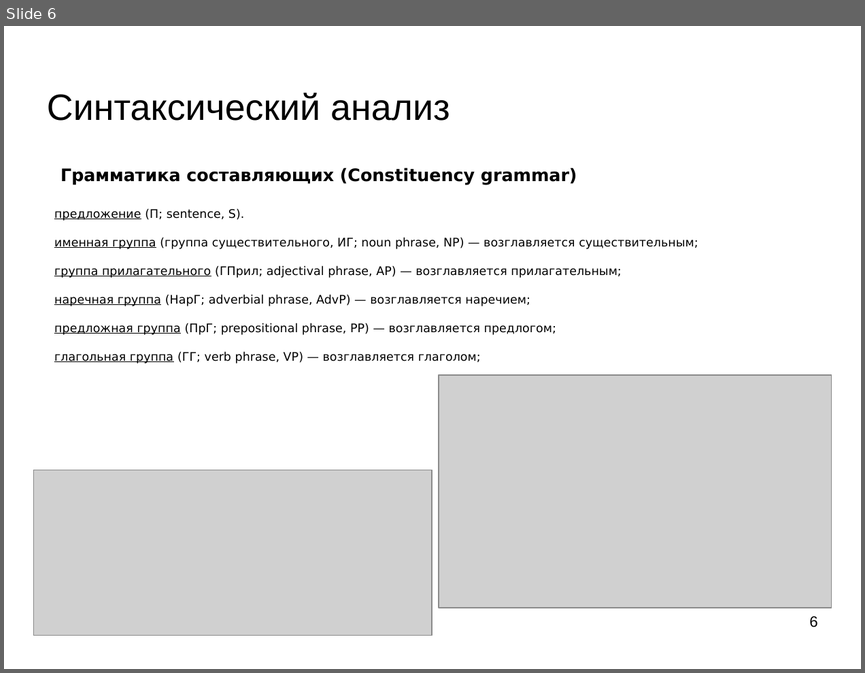
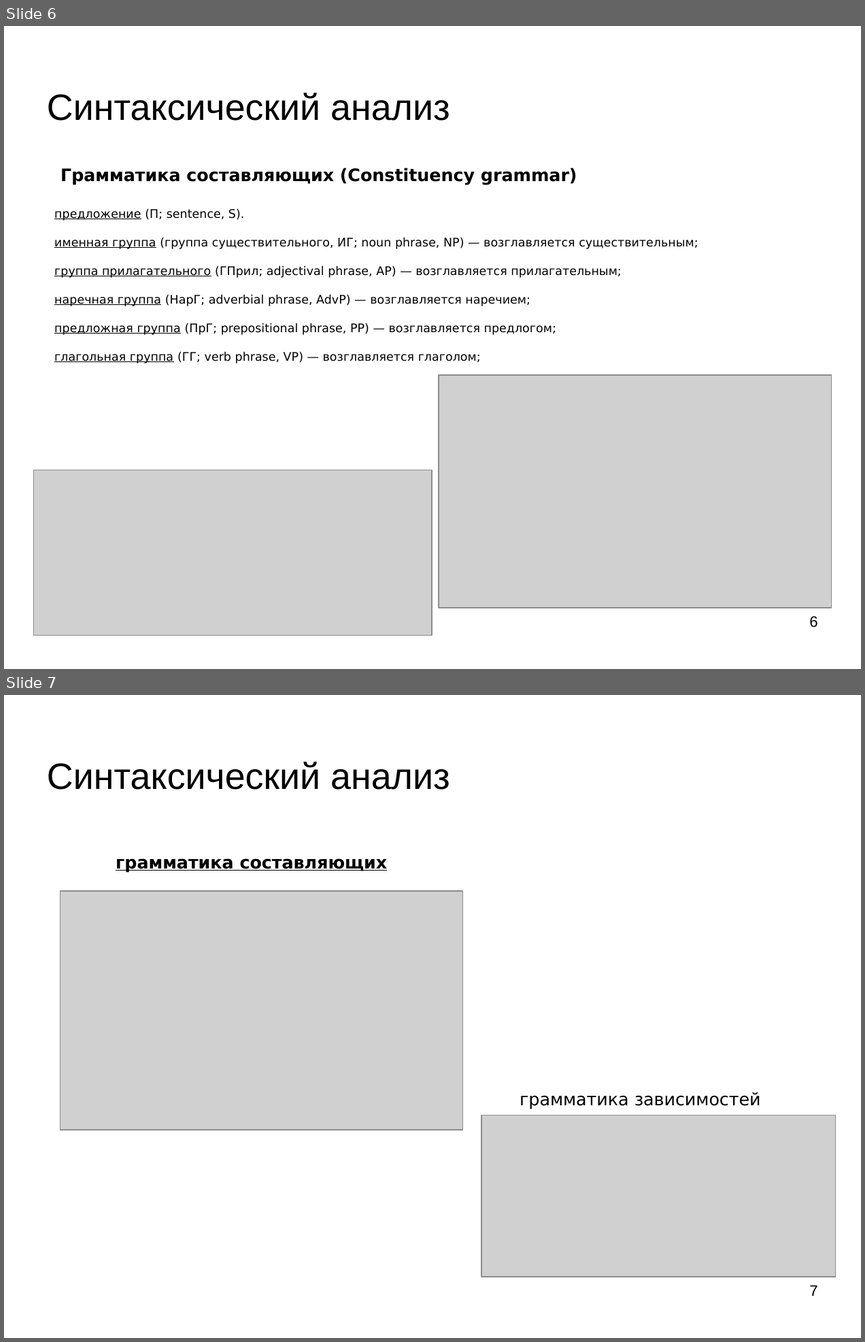
Before and after one commit to mechanoid5/ml_nlp_2023_II, a slide deck: 09-synt-grammar.odp. Shown one above the other, each under a label of ours: slide 6 before the commit, slides 6 and 7 after it. The pictures are 865x673 and 865x1342 pixels, drawn with LibreOffice and Linux fonts; fonts in the diff are those of the drawing; grey boxes stand for pictures; background and template pictures are left out. Boxes give left, top, right and bottom in pixels: in the first picture for what was removed or moved away, otherwise in the second. Text is boxed around its words. In the diff, an @@ line names an element or a change of style, - is before the commit and + after.

```diff
--- a/09-synt-grammar.odp
+++ b/09-synt-grammar.odp
@@ slide 7 added at (4, 695, 861, 1338), background picture (left out) @@
@@ title added at (47, 762, 450, 790), 33.9 pt, text #000000 @@
+Синтаксический анализ
@@ text added at (116, 858, 388, 872), 16 pt, text #000000, bold, underline @@
+грамматика составляющих
@@ picture added at (60, 891, 464, 1130) @@
@@ text added at (519, 1091, 761, 1109), 16 pt, text #000000 @@
+грамматика зависимостей
@@ picture added at (481, 1115, 835, 1276) @@
@@ page number added at (809, 1285, 817, 1295), 14 pt, text #000000 @@
+7
```
Also in this commit, not shown: 1 slide changed, 29 other slides added, 18 other files.
